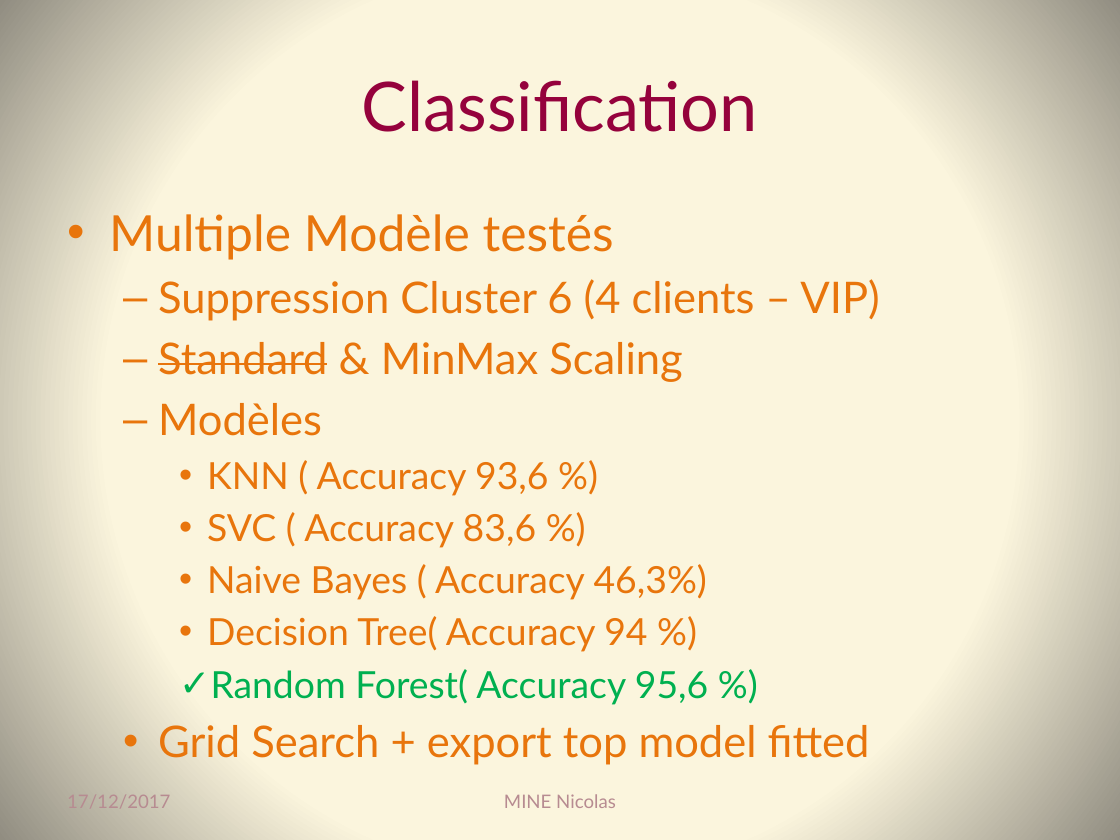
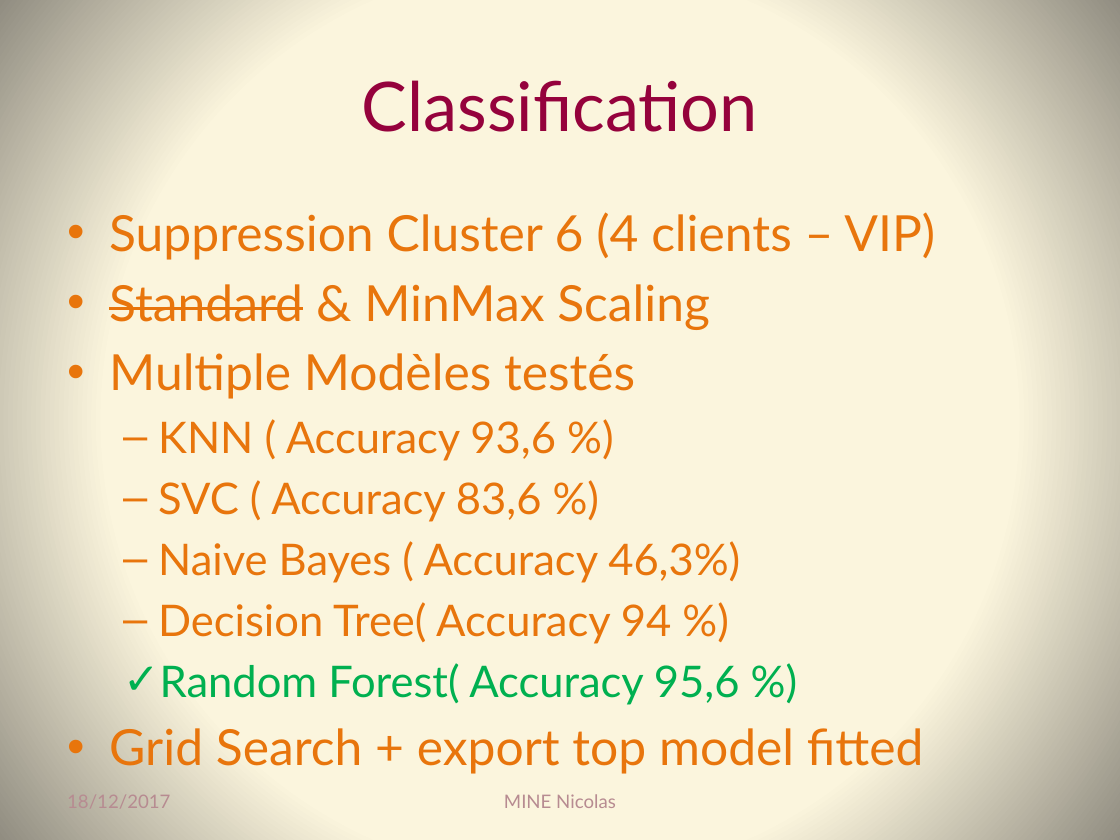
Before and after one commit to Coni63/OC_DS, a slide deck: slide 21 of P5/Presentation_projet_5.pptx. Drawn at 1120x840 pixels with LibreOffice and Linux fonts; fonts in the diff are those of the drawing. Boxes give left, top, right and bottom in pixels: in the first picture for what was removed or moved away, otherwise in the second. Text is boxed around its words. In the diff, an @@ line names an element or a change of style, - is before the commit and + after.

```diff
--- a/P5/Presentation_projet_5.pptx
+++ b/P5/Presentation_projet_5.pptx
@@ text at <box>109,214,614,260</box>: paragraph removed @@
-• Multiple Modèle testés
@@ text at <box>109,212,935,774</box>: size 28 to 32 pt in "Suppression Cluster 6 (4 clients – VIP)", "Standard & MinMax Scaling", "Grid Search + export top model fitted"; size 24 to 28 pt in "KNN ( Accuracy 93,6 %)", "SVC ( Accuracy 83,6 %)", "Naive Bayes ( Accuracy 46,3%)", "Decision Tree( Accuracy 94 %)" and 1 more places; bullet – to •; list level 2 to 1 in "Suppression Cluster 6 (4 clients ..."; list level 2 to 1 in "Standard & MinMax Scaling"; bullet • to –; list level 3 to 2 in "KNN ( Accuracy 93,6 %)"; list level 3 to 2 in "SVC ( Accuracy 83,6 %)"; list level 3 to 2 in "Naive Bayes ( Accuracy 46,3%)"; list level 3 to 2 in "Decision Tree( Accuracy 94 %)"; list level 3 to 2 in "Random Forest( Accuracy 95,6 %)"; list level 2 to 1 in "Grid Search + export top ..." @@
@@ text at <box>109,353,635,399</box>: text changed; size 28 to 32 pt @@
-  – Modèles
+• Multiple Modèles testés
@@ text at <box>67,795,170,808</box>: text changed @@
-17/12/2017
+18/12/2017
```
Also in this commit, not shown: 25 other slides changed.
